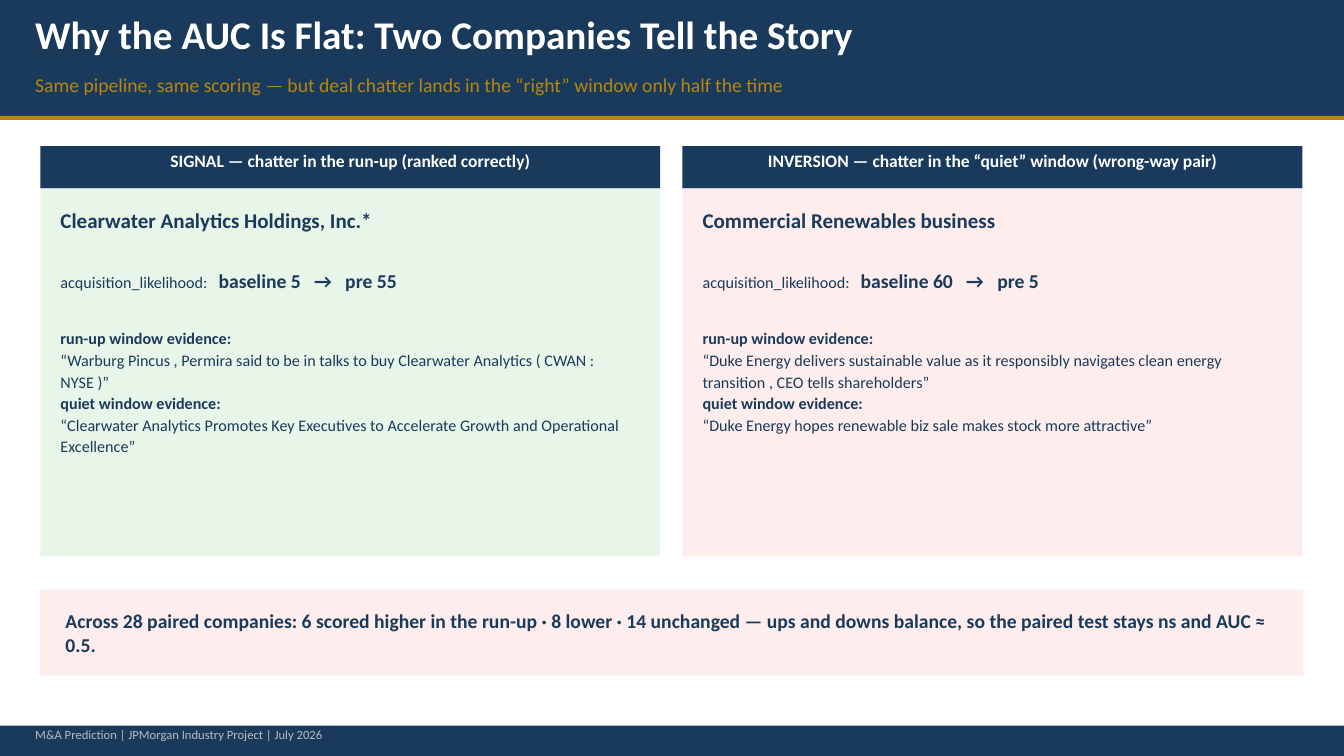
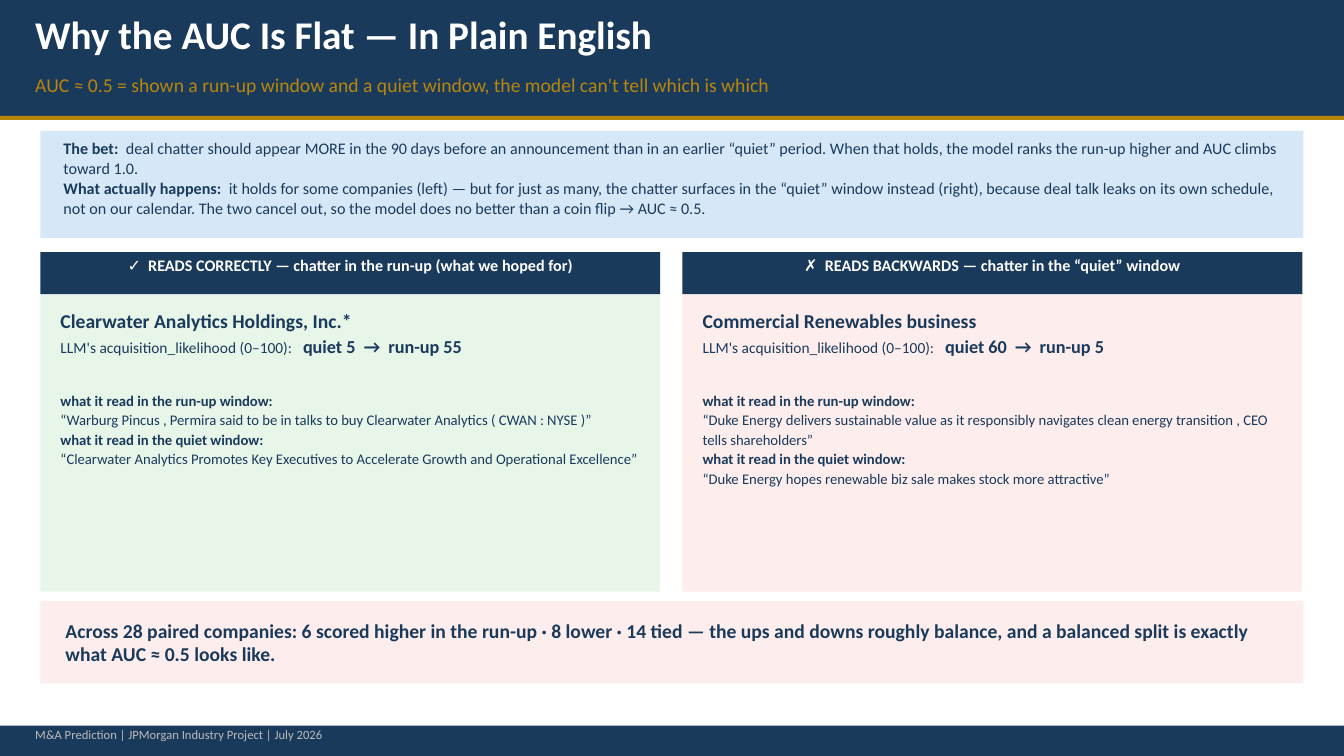
Before and after one commit to cindyfu0312/ucb-jpm-MA-prediction, a slide deck: slide 8 of reports/week6_llm_ma_prediction_presentation.pptx (slide 7 before the commit). Drawn at 1344x756 pixels with LibreOffice and Linux fonts; fonts in the diff are those of the drawing. Boxes give left, top, right and bottom in pixels: in the first picture for what was removed or moved away, otherwise in the second. Text is boxed around its words. In the diff, an @@ line names an element or a change of style, - is before the commit and + after.

```diff
--- a/reports/week6_llm_ma_prediction_presentation.pptx
+++ b/reports/week6_llm_ma_prediction_presentation.pptx
@@ text at (x1=35, y1=21, x2=652, y2=56): text changed @@
-Why the AUC Is Flat: Two Companies Tell the Story
+Why the AUC Is Flat — In Plain English
@@ text at (x1=35, y1=78, x2=768, y2=95): text changed @@
-Same pipeline, same scoring — but deal chatter lands in the “right” window only half the time
+AUC ≈ 0.5 = shown a run-up window and a quiet window, the model can't tell which is which
@@ rectangle added at (x1=40, y1=131, x2=1304, y2=238), fill #D6E8F7 @@
@@ text added at (x1=63, y1=142, x2=1277, y2=217), 11.5 pt, text #1A3A5C @@
+The bet: deal chatter should appear MORE in the 90 days before an announcement than in an earlier “quiet” period. When that holds, the model ranks the run-up higher and AUC climbs toward 1.0.
+What actually happens: it holds for some companies (left) — but for just as many, the chatter surfaces in the “quiet” window instead (right), because deal talk leaks on its own schedule, not on our calendar. The two cancel out, so the model does no better than a coin flip → AUC ≈ 0.5.
@@ rectangle moved from (x1=40, y1=146, x2=660, y2=189) to (x1=40, y1=252, x2=660, y2=294) @@
@@ text at (x1=148, y1=259, x2=572, y2=274): text changed; size 12.5 to 11.5 pt @@
-SIGNAL — chatter in the run-up (ranked correctly)
+✓ READS CORRECTLY — chatter in the run-up (what we hoped for)
@@ rectangle moved from (x1=683, y1=146, x2=1303, y2=189) to (x1=683, y1=252, x2=1303, y2=294) @@
@@ text at (x1=825, y1=259, x2=1180, y2=274): text changed; size 12.5 to 11.5 pt @@
-INVERSION — chatter in the “quiet” window (wrong-way pair)
+✗ READS BACKWARDS — chatter in the “quiet” window
@@ rectangle resized from (x1=40, y1=189, x2=660, y2=557) to (x1=40, y1=294, x2=660, y2=592) @@
@@ rectangle resized from (x1=683, y1=189, x2=1303, y2=557) to (x1=683, y1=294, x2=1303, y2=592) @@
@@ text "Clearwater Analytics Holdings, Inc.*" moved from (x1=60, y1=213, x2=618, y2=452) to (x1=60, y1=314, x2=637, y2=467) @@
@@ text at (x1=60, y1=314, x2=637, y2=467): size 15 to 14 pt in "Clearwater Analytics Holdings, Inc.*"; size 11.5 to 10.5 pt in "“Warburg Pincus , Permira said to be ...", "“Clearwater Analytics Promotes Key Executives to Accelerate ..."; line spacing 1.12 to 1.1 @@
@@ text "Commercial Renewables business" moved from (x1=703, y1=213, x2=1222, y2=434) to (x1=703, y1=314, x2=1267, y2=487) @@
@@ text at (x1=703, y1=314, x2=1267, y2=487): size 15 to 14 pt in "Commercial Renewables business"; size 11.5 to 10.5 pt in "“Duke Energy delivers sustainable value as it ...", "“Duke Energy hopes renewable biz sale makes ..."; line spacing 1.12 to 1.1 @@
@@ text at (x1=60, y1=340, x2=461, y2=409): text changed; size 11.5 to 11 pt @@
-acquisition_likelihood: baseline 5 → pre 55
-run-up window evidence:
+LLM's acquisition_likelihood (0–100): quiet 5 → run-up 55
+what it read in the run-up window:
@@ text at (x1=703, y1=340, x2=1104, y2=409): text changed; size 11.5 to 11 pt @@
-acquisition_likelihood: baseline 60 → pre 5
-run-up window evidence:
+LLM's acquisition_likelihood (0–100): quiet 60 → run-up 5
+what it read in the run-up window:
@@ text at (x1=60, y1=434, x2=263, y2=448): text changed; size 11.5 to 10.5 pt @@
-quiet window evidence:
+what it read in the quiet window:
@@ text at (x1=703, y1=453, x2=906, y2=467): text changed; size 11.5 to 10.5 pt @@
-quiet window evidence:
+what it read in the quiet window:
@@ rectangle moved from (x1=40, y1=590, x2=1304, y2=676) to (x1=40, y1=601, x2=1304, y2=684) @@
@@ text at (x1=65, y1=624, x2=1248, y2=661): text changed @@
-Across 28 paired companies: 6 scored higher in the run-up · 8 lower · 14 unchanged — ups and downs balance, so the paired test stays ns and AUC ≈ 0.5.
+Across 28 paired companies: 6 scored higher in the run-up · 8 lower · 14 tied — the ups and downs roughly balance, and a balanced split is exactly what AUC ≈ 0.5 looks like.
```
Also in this commit, not shown: 1 slide added, 1 other file.
